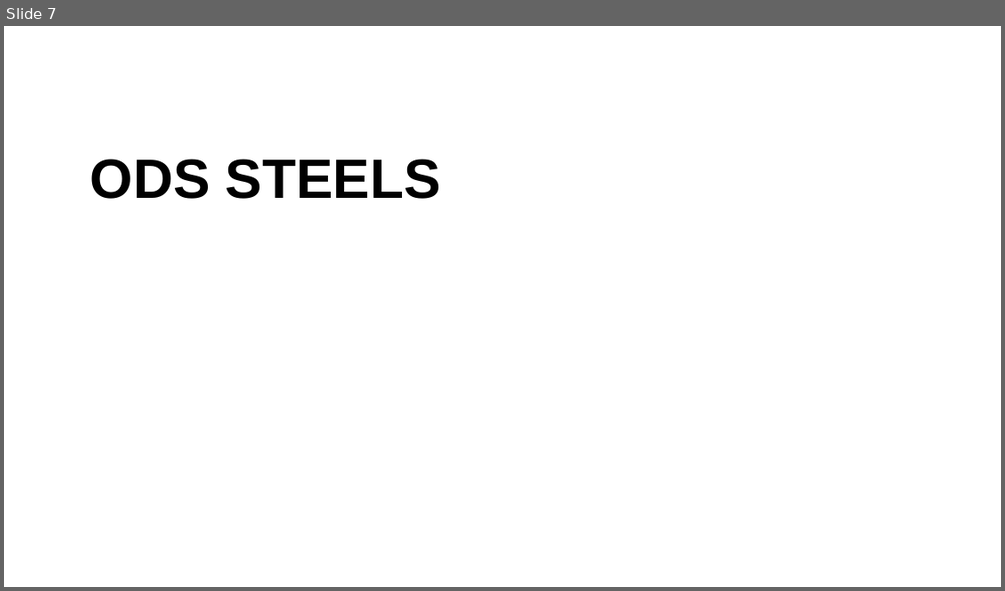
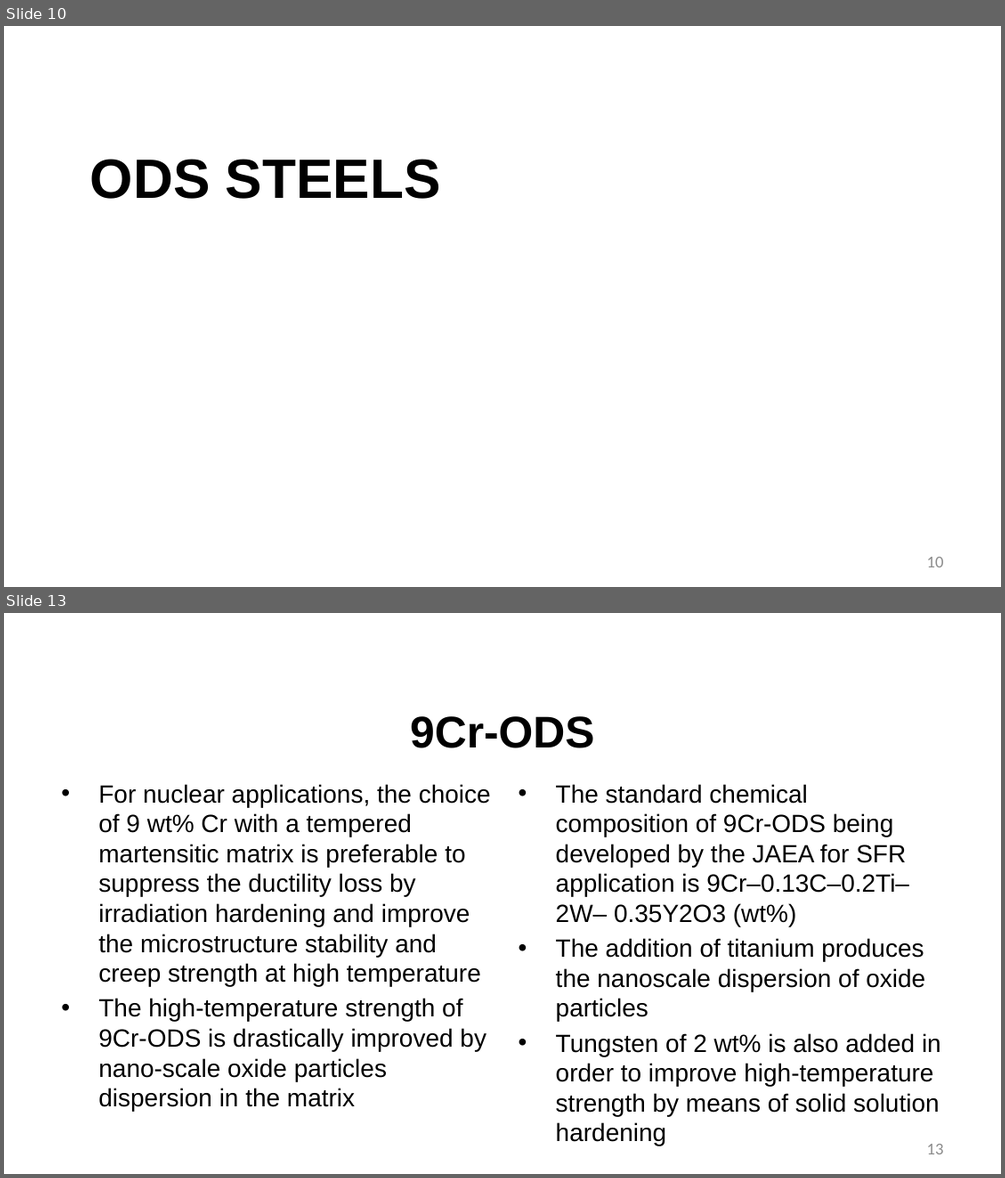
Before and after one commit to benbeeler/TEACHING, a slide deck: Advanced Reactor Materials/Lec21_AdvancedCladding.pptx. Shown one above the other, each under a label of ours: slide 7 before the commit, slides 10 and 13 after it; the slides between them are not shown. The pictures are 1005x591 and 1005x1178 pixels, drawn with LibreOffice and Linux fonts; fonts in the diff are those of the drawing; background and template pictures are left out. Boxes give left, top, right and bottom in pixels: in the first picture for what was removed or moved away, otherwise in the second. Text is boxed around its words. In the diff, an @@ line names an element or a change of style, - is before the commit and + after.

```diff
--- a/Advanced Reactor Materials/Lec21_AdvancedCladding.pptx
+++ b/Advanced Reactor Materials/Lec21_AdvancedCladding.pptx
@@ slide 13 added at <box>4,613,1001,1174</box>, background #FFFFFF @@
@@ title added at <box>410,716,594,748</box>, 42.7 pt, text #000000, bold @@
+9Cr-ODS
@@ text added at <box>98,784,491,1111</box>, 24 pt, text #000000 @@
+• For nuclear applications, the choice of 9 wt% Cr with a tempered martensitic matrix is preferable to suppress the ductility loss by irradiation hardening and improve the microstructure stability and creep strength at high temperature
+• The high-temperature strength of 9Cr-ODS is drastically improved by nano-scale oxide particles dispersion in the matrix
@@ text added at <box>556,784,941,1116</box>, 24 pt, text #000000 @@
+• The standard chemical composition of 9Cr-ODS being developed by the JAEA for SFR application is 9Cr–0.13C–0.2Ti–2W– 0.35Y2O3 (wt%)
+• The addition of titanium produces the nanoscale dispersion of oxide particles
+• Tungsten of 2 wt% is also added in order to improve high-temperature strength by means of solid solution hardening
@@ page number added at <box>927,1143,944,1154</box>, 16 pt, text #8C8C8C @@
+13
@@ what was slide 7 is now slide 10 @@
@@ slide 10 changed as well @@
@@ page number added at <box>927,556,944,567</box>, 16 pt, text #8C8C8C @@
+10
```
Also in this commit, not shown: 6 other slides changed, 10 other slides added, 1 slide removed.
